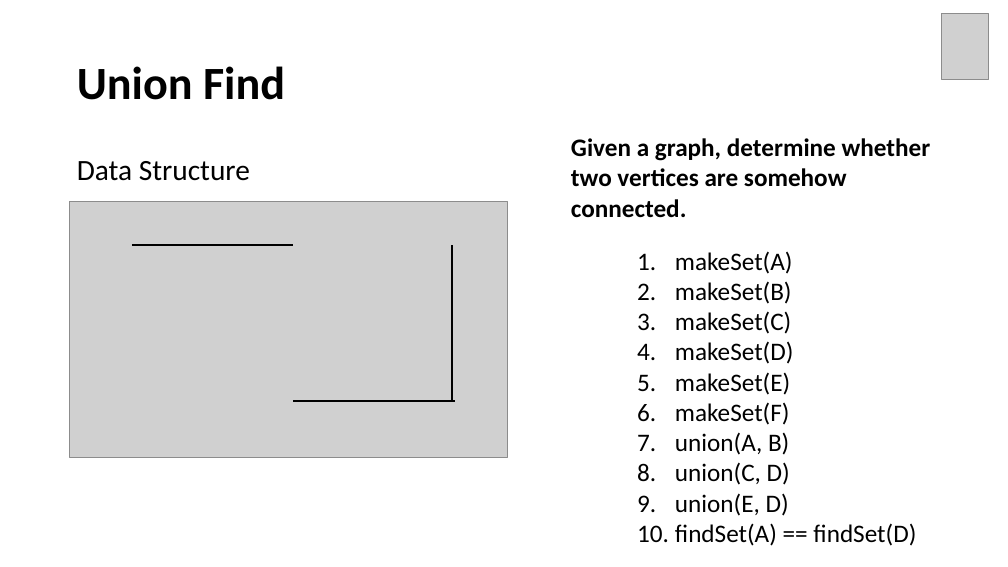
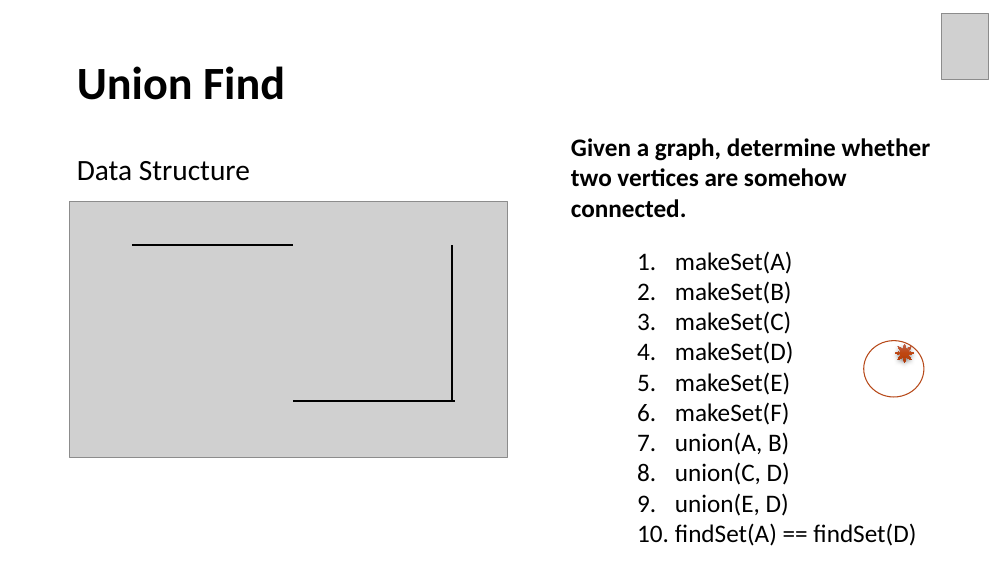
Before and after one commit to Neo-Hao/union-find, a slide deck: slide 7 of slides.pptx. Drawn at 1008x567 pixels with LibreOffice and Linux fonts; fonts in the diff are those of the drawing; grey boxes stand for pictures. Boxes give left, top, right and bottom in pixels: in the first picture for what was removed or moved away, otherwise in the second. Text is boxed around its words. In the diff, an @@ line names an element or a change of style, - is before the commit and + after.

```diff
--- a/slides.pptx
+++ b/slides.pptx
@@ ellipse added at box(864, 341, 924, 398), outline #B74919 1 pt @@
@@ sun added at box(895, 343, 914, 362), fill gradient #C2634D to #BF4611 to #B13B08 @@
```
Also in this commit, not shown: 9 other slides changed, 2 slides added, 4 other files.
